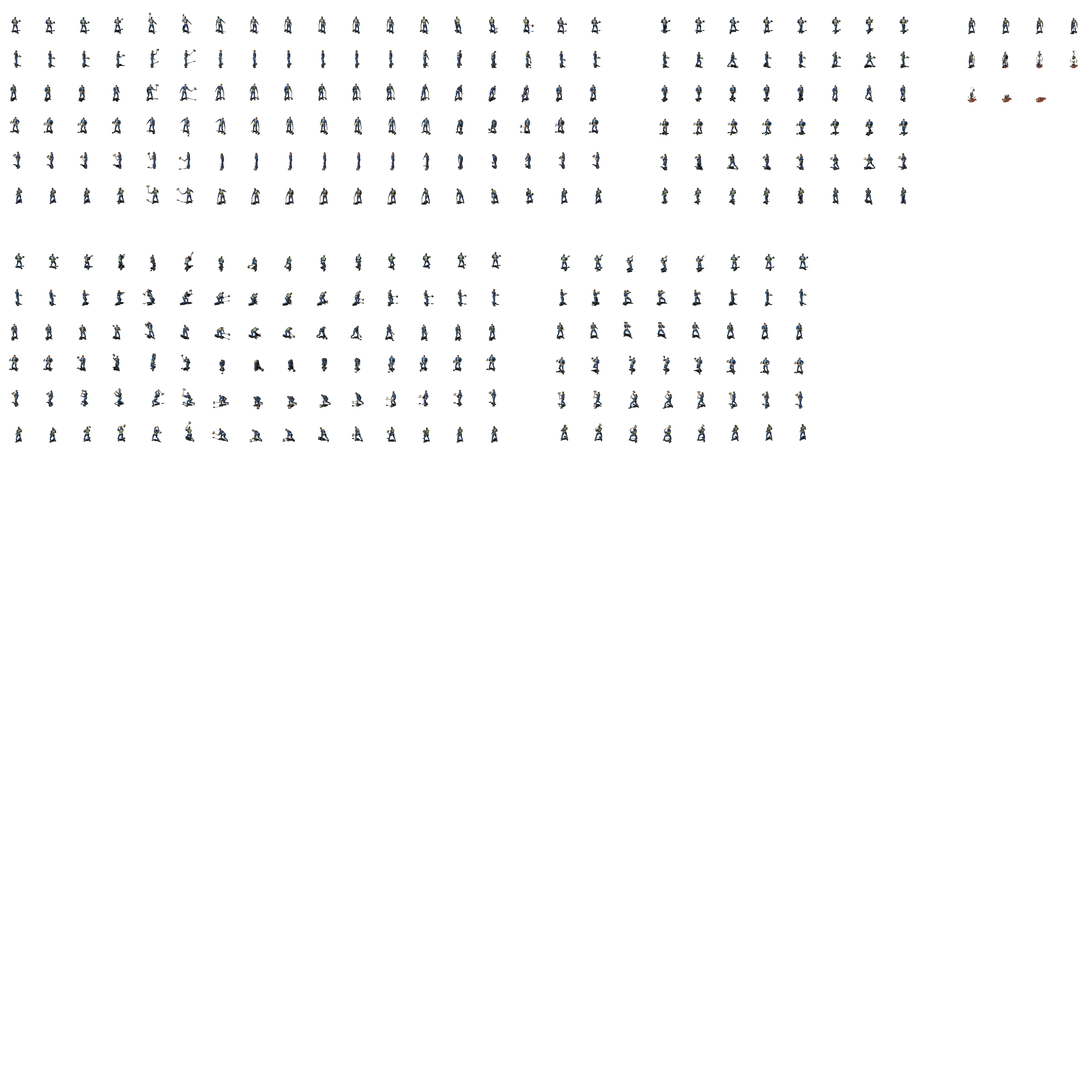
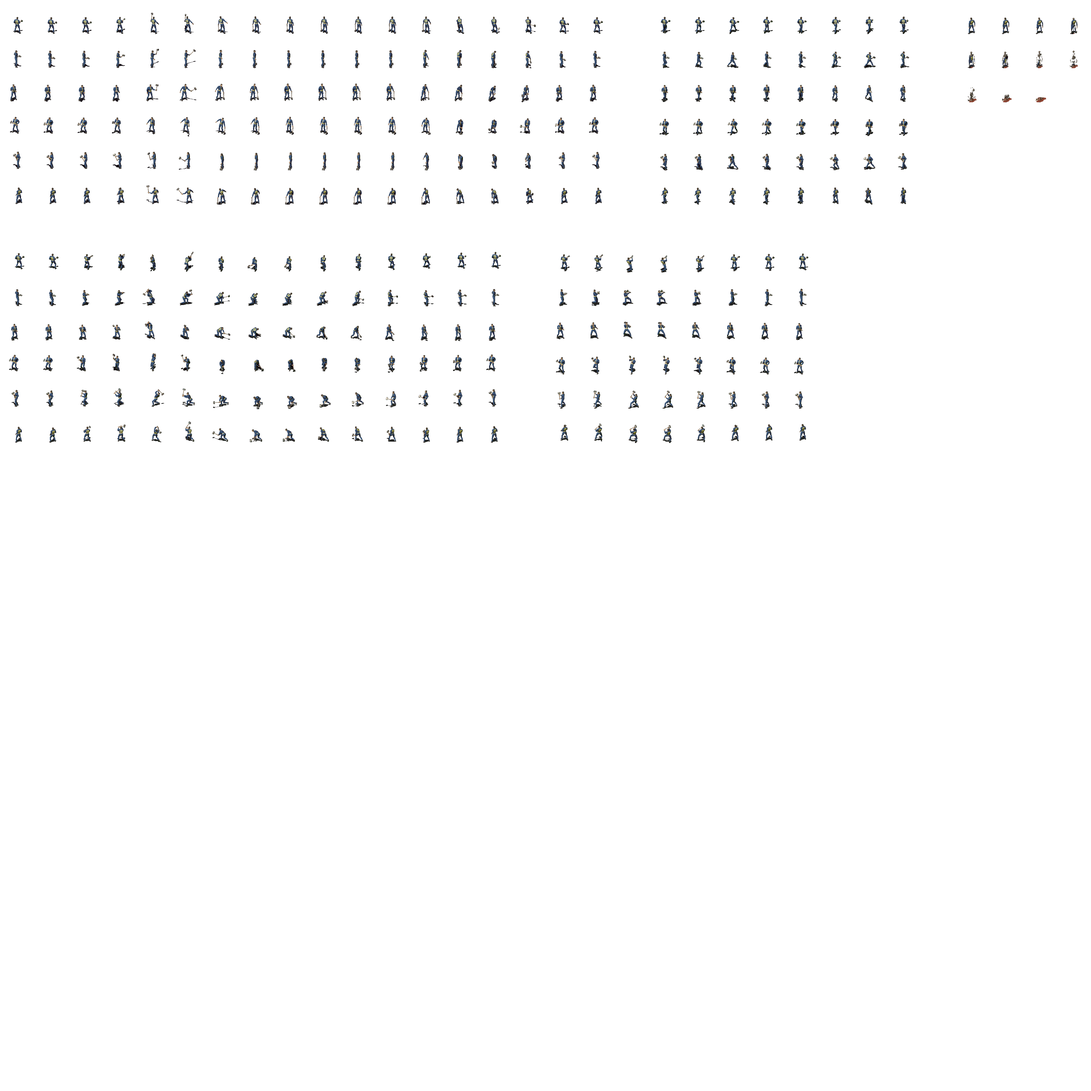
Layer changes from the first 1091x1091 image to the second:
painted on "Idle" over [11, 12, 604, 35]
